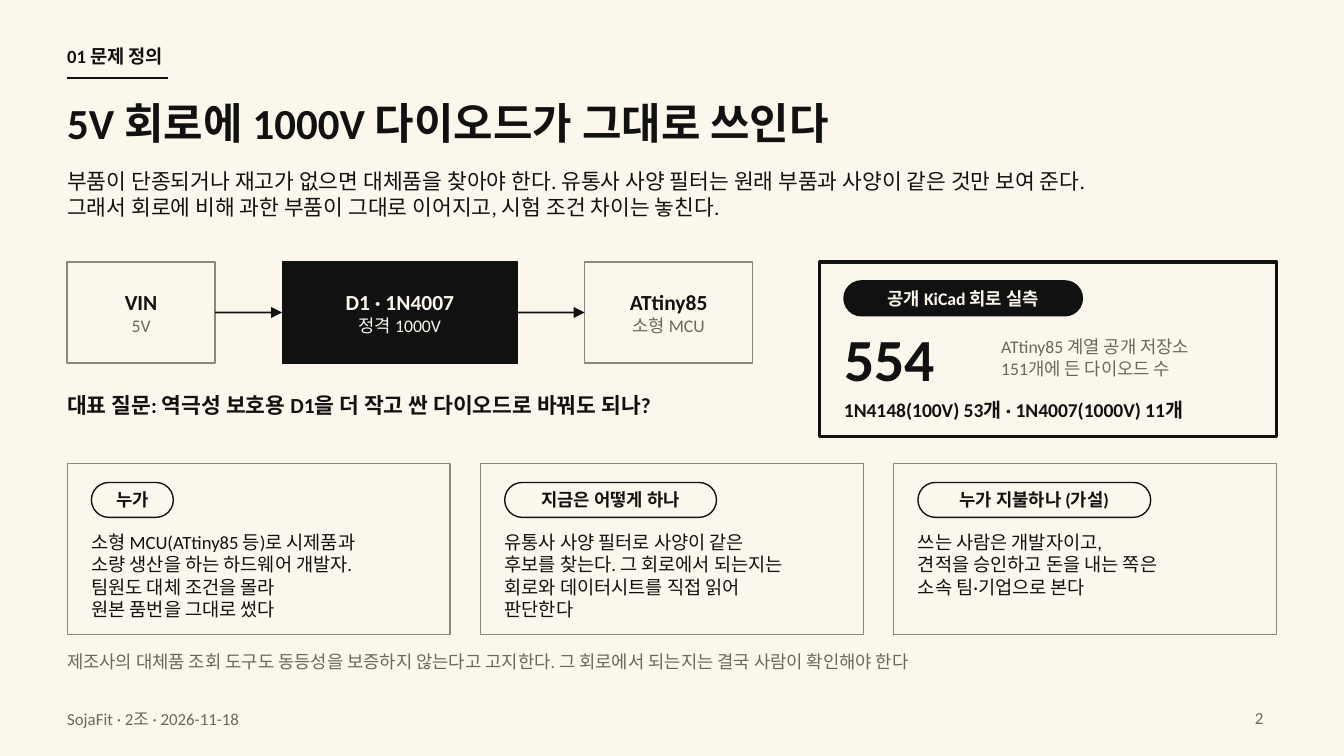
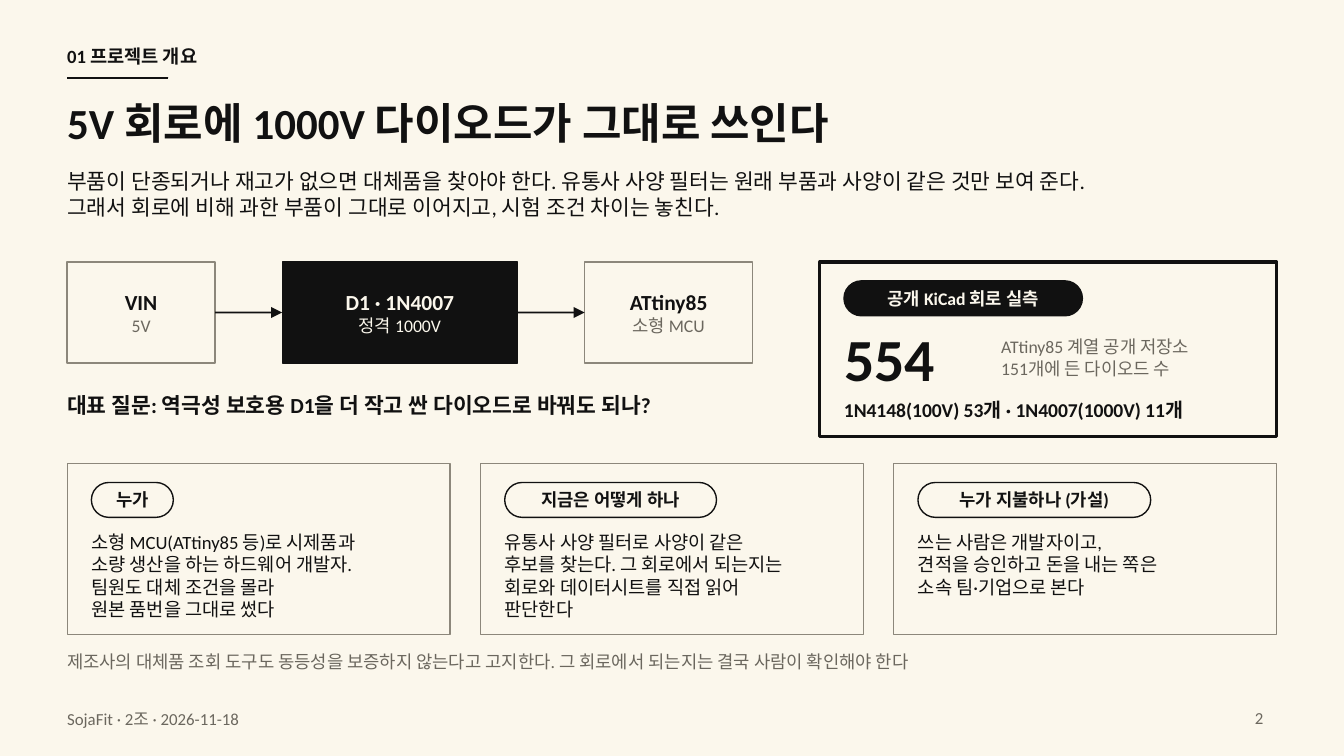
Before and after one commit to HJU5022/SojaFit, a slide deck: slide 2 of docs/deliverables/presentation/sojafit-final-2026-11-18.pptx. Drawn at 1344x756 pixels with LibreOffice and Linux fonts; fonts in the diff are those of the drawing. Boxes give left, top, right and bottom in pixels: in the first picture for what was removed or moved away, otherwise in the second. Text is boxed around its words. In the diff, an @@ line names an element or a change of style, - is before the commit and + after.

```diff
--- a/docs/deliverables/presentation/sojafit-final-2026-11-18.pptx
+++ b/docs/deliverables/presentation/sojafit-final-2026-11-18.pptx
@@ text at [67, 47, 197, 65]: text changed @@
-01 문제 정의
+01 프로젝트 개요
```
Also in this commit, not shown: 17 other slides changed, 5 slides added, 5 other files.
